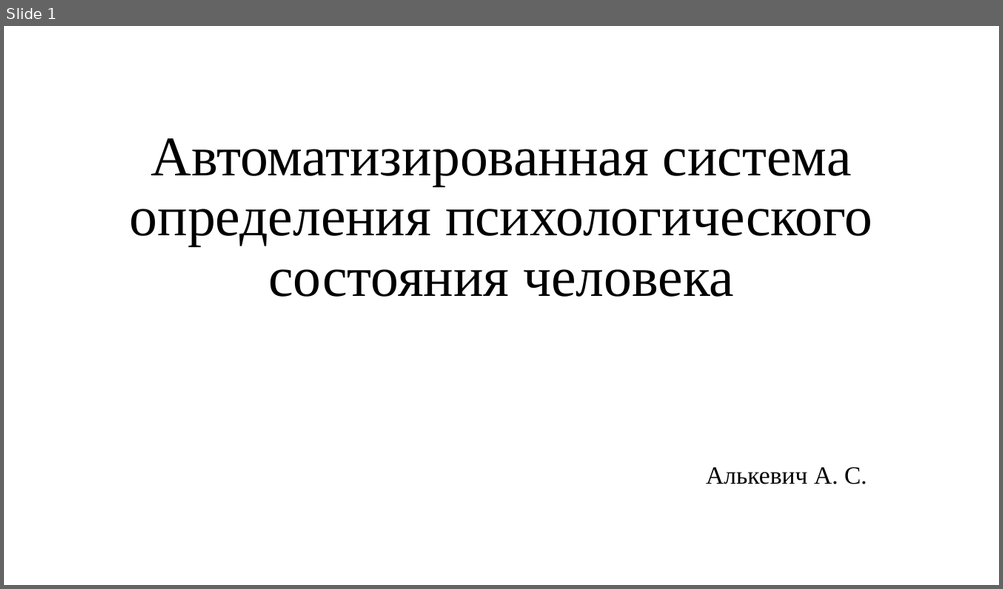
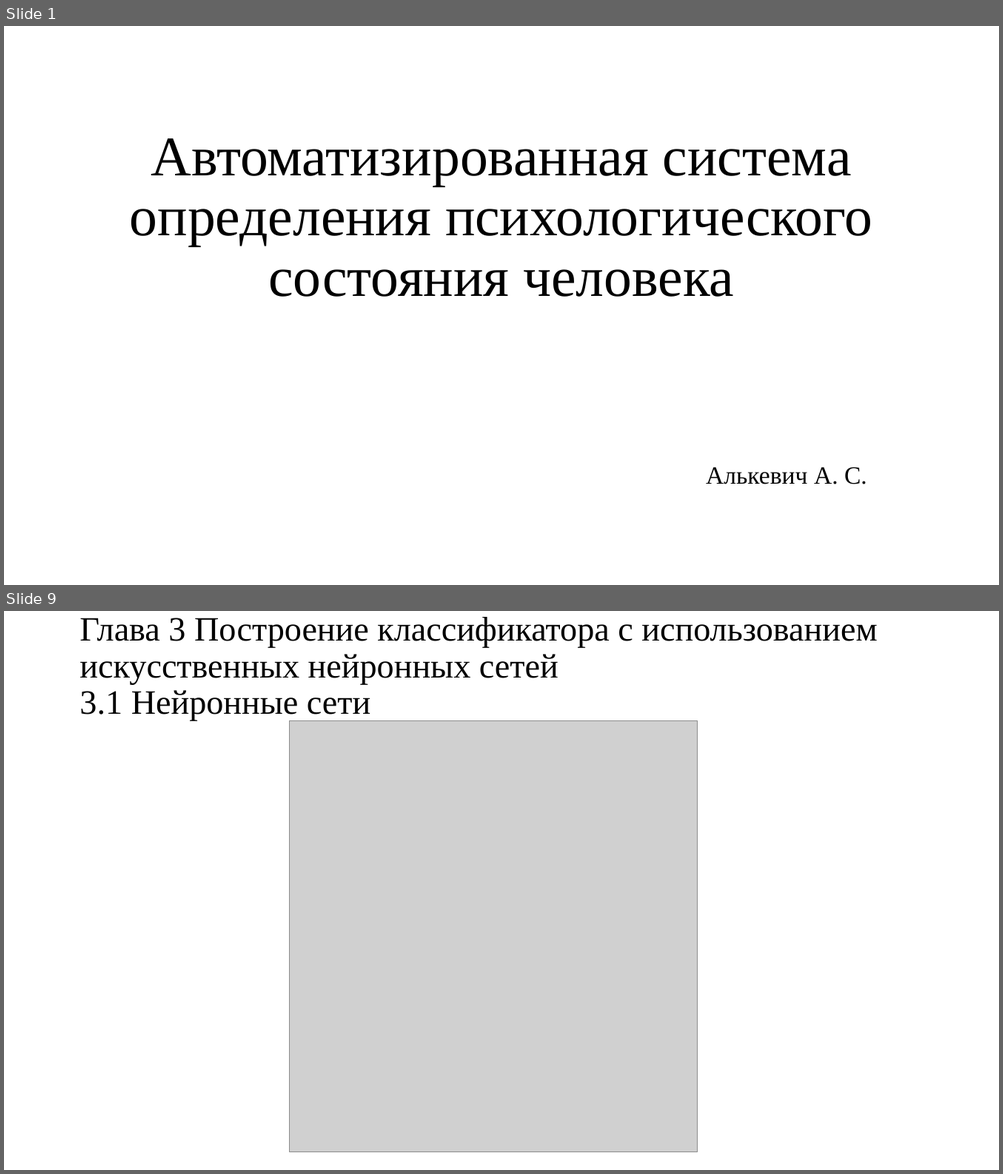
Before and after one commit to Wideweb/-digital-psychology-docs, a slide deck: Алькевич А.С/Презентация.pptx. Shown one above the other, each under a label of ours: slide 1 before the commit, slides 1 and 9 after it; the slides between them are not shown. The pictures are 1003x589 and 1003x1174 pixels, drawn with LibreOffice and Linux fonts; fonts in the diff are those of the drawing; grey boxes stand for pictures. Boxes give left, top, right and bottom in pixels: in the first picture for what was removed or moved away, otherwise in the second. Text is boxed around its words. In the diff, an @@ line names an element or a change of style, - is before the commit and + after.

```diff
--- a/Алькевич А.С/Презентация.pptx
+++ b/Алькевич А.С/Презентация.pptx
@@ slide 9 added at bbox=[4, 611, 999, 1170], background #FFFFFF @@
@@ title added at bbox=[79, 617, 876, 721], 33 pt, text #000000 @@
+Глава 3 Построение классификатора с использованием искусственных нейронных сетей
+3.1 Нейронные сети
@@ picture added at bbox=[290, 721, 698, 1153] @@
```
Also in this commit, not shown: 3 slides changed, 16 other slides added, 3 slides removed, 7 other files.
